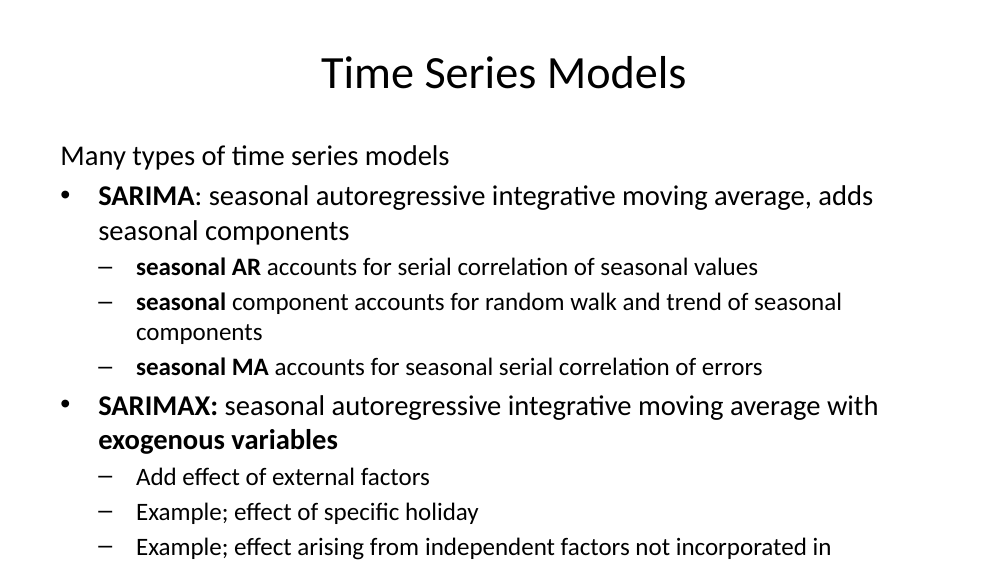
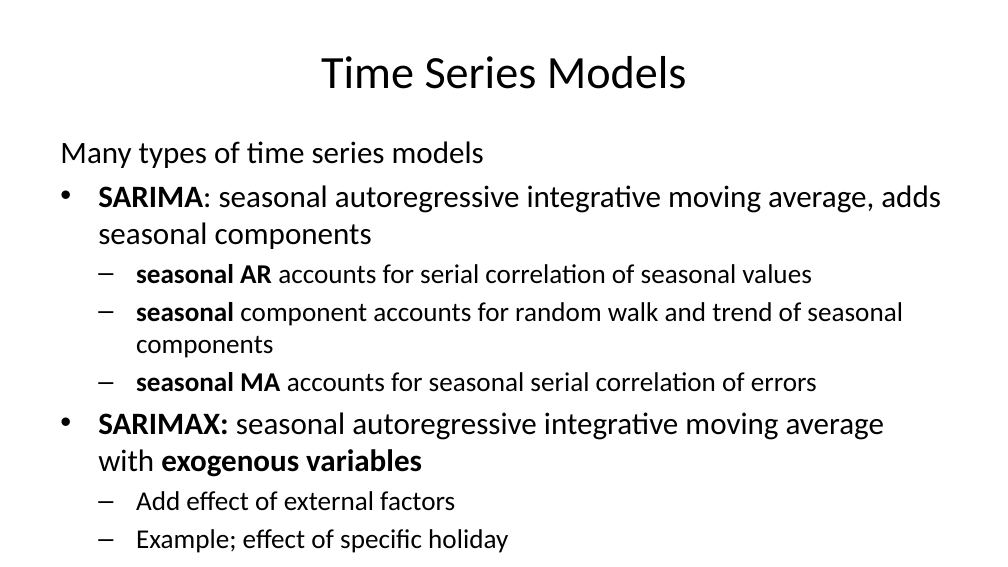
Before and after one commit to StephenElston/CSCI-E-83, a slide deck: slide 10 of LectureSlides/12_IntroductionToTimeSeriesForecasting.pptx (slide 9 before the commit). Drawn at 1008x567 pixels with LibreOffice and Linux fonts; fonts in the diff are those of the drawing. Boxes give left, top, right and bottom in pixels: in the first picture for what was removed or moved away, otherwise in the second. Text is boxed around its words. In the diff, an @@ line names an element or a change of style, - is before the commit and + after.

```diff
--- a/LectureSlides/12_IntroductionToTimeSeriesForecasting.pptx
+++ b/LectureSlides/12_IntroductionToTimeSeriesForecasting.pptx
@@ text "Many types of time series ..." at <box>60,141,941,553</box>: size 20.4 to 22.2 pt in "Many types of time series models", "SARIMA: seasonal autoregressive integrative moving average,  ...", "SARIMAX: seasonal autoregressive integrative moving average  ..."; size 17.9 to 19.4 pt in "seasonal AR accounts for serial correlation of ...", "seasonal component accounts for random walk and ...", "seasonal MA accounts for seasonal serial correlation ...", "Add effect of external factors" and 2 more places @@
```
Also in this commit, not shown: 11 other slides changed, 11 slides added.
